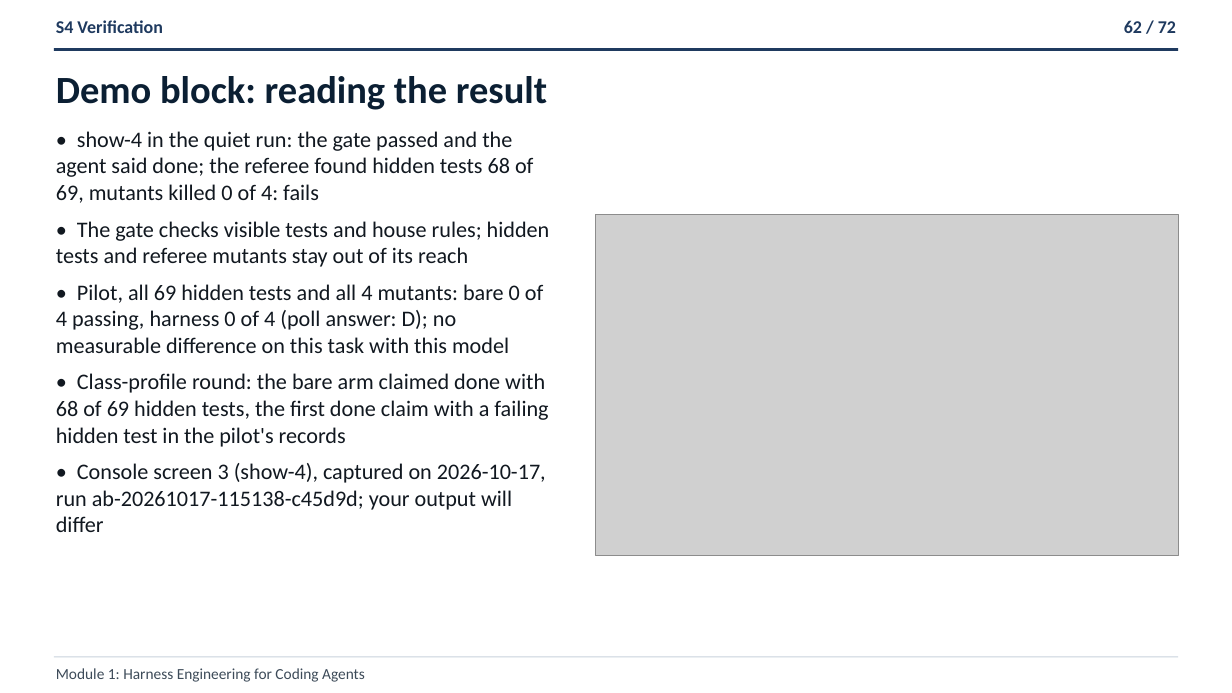
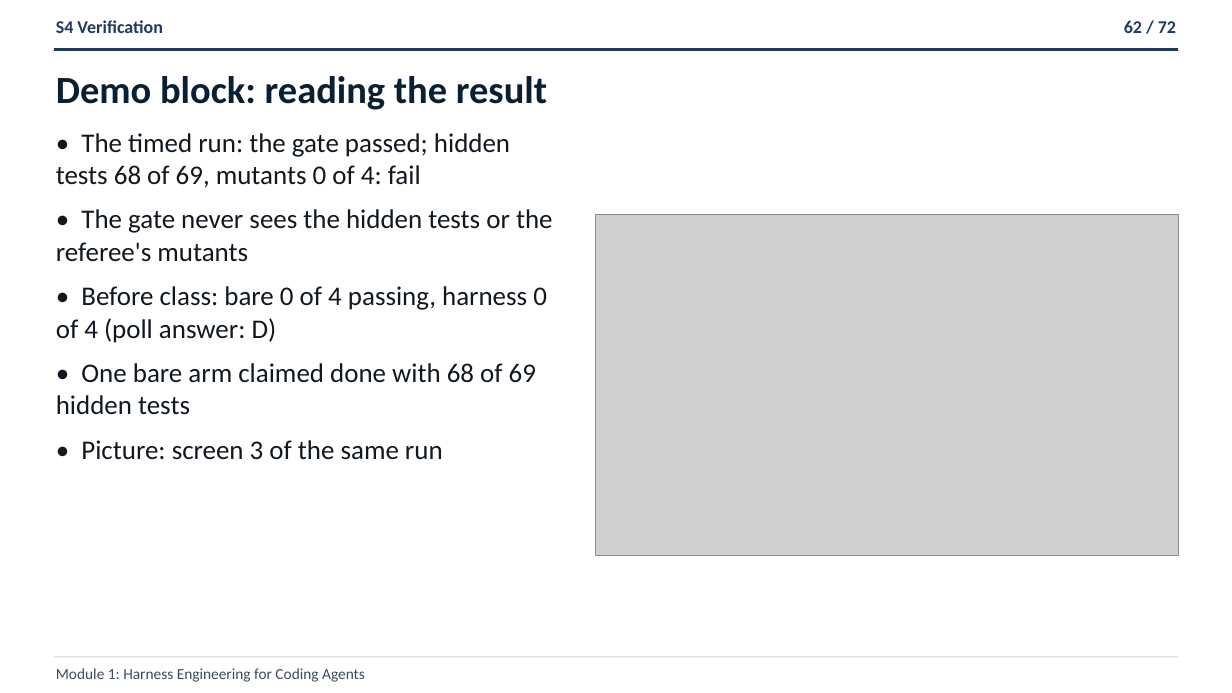
Before and after one commit to ANI-IN/shipharness-dev, a slide deck: slide 62 of slides/deck.pptx. Drawn at 1232x693 pixels with LibreOffice and Linux fonts; fonts in the diff are those of the drawing; grey boxes stand for pictures. Boxes give left, top, right and bottom in pixels: in the first picture for what was removed or moved away, otherwise in the second. Text is boxed around its words. In the diff, an @@ line names an element or a change of style, - is before the commit and + after.

```diff
--- a/slides/deck.pptx
+++ b/slides/deck.pptx
@@ text at <box>56,133,553,460</box>: text changed; size 17.2 to 21 pt @@
-• show-4 in the quiet run: the gate passed and the agent said done; the referee found hidden tests 68 of 69, mutants killed 0 of 4: fails
-• The gate checks visible tests and house rules; hidden tests and referee mutants stay out of its reach
-• Pilot, all 69 hidden tests and all 4 mutants: bare 0 of 4 passing, harness 0 of 4 (poll answer: D); no measurable difference on this task with this model
-• Class-profile round: the bare arm claimed done with 68 of 69 hidden tests, the first done claim with a failing hidden test in the pilot's records
-• Console screen 3 (show-4), captured on 2026-10-17, run ab-20261017-115138-c45d9d; your output will differ
+• The timed run: the gate passed; hidden tests 68 of 69, mutants 0 of 4: fail
+• The gate never sees the hidden tests or the referee's mutants
+• Before class: bare 0 of 4 passing, harness 0 of 4 (poll answer: D)
+• One bare arm claimed done with 68 of 69 hidden tests
+• Picture: screen 3 of the same run
```
Also in this commit, not shown: 67 other slides changed, 12 other files.
